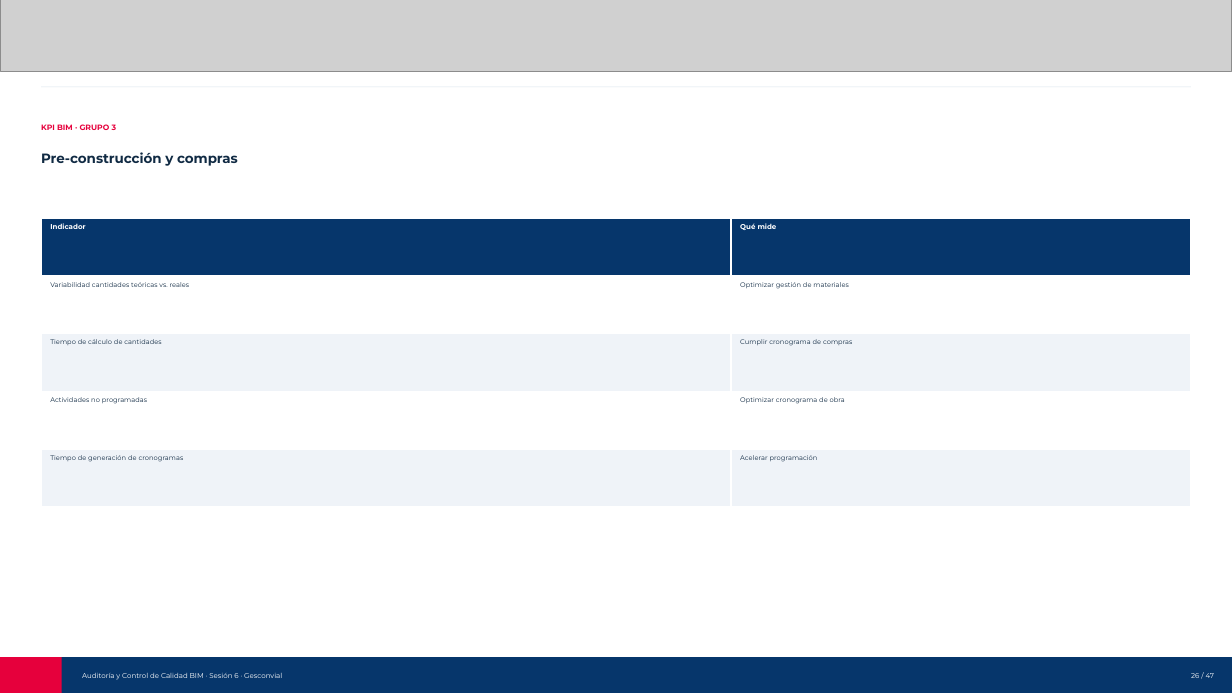
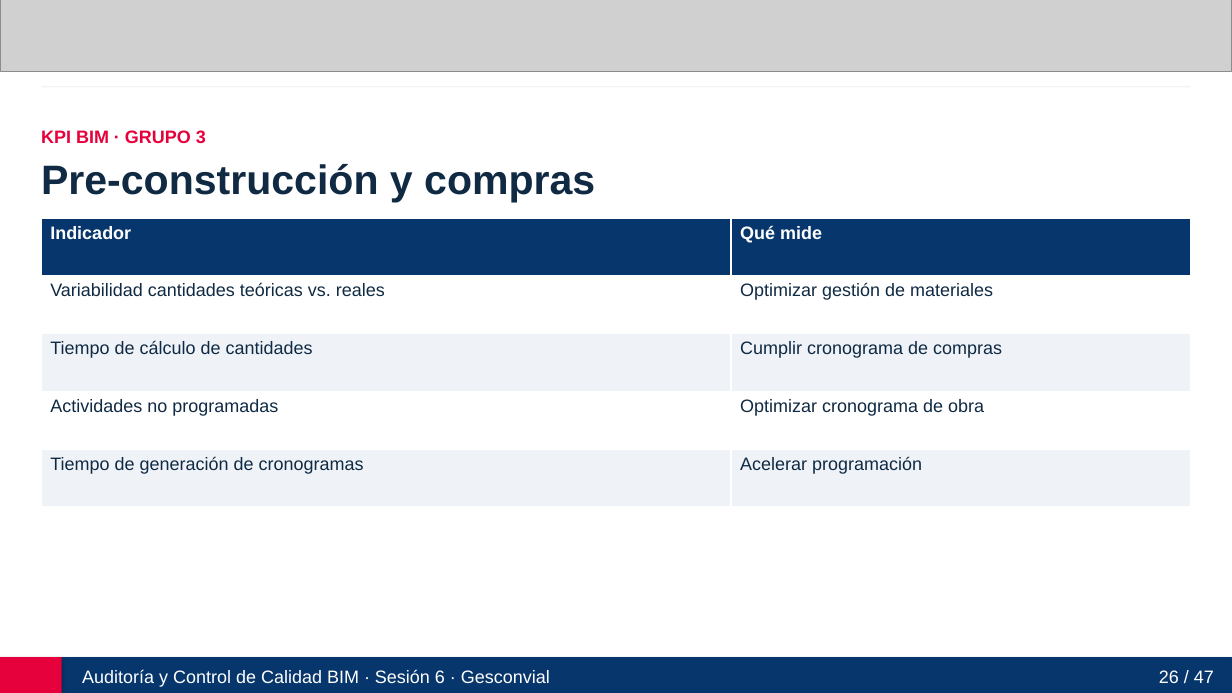
Before and after one commit to manuelzv150-art/auditoria-control-calidad-bim-gesconvial, a slide deck: slide 26 of Auditoria_y_Control_de_Calidad_BIM_Gesconvial_Sesion6.pptx. Drawn at 1232x693 pixels with LibreOffice and Linux fonts; fonts in the diff are those of the drawing; grey boxes stand for pictures. Boxes give left, top, right and bottom in pixels: in the first picture for what was removed or moved away, otherwise in the second. Text is boxed around its words. In the diff, an @@ line names an element or a change of style, - is before the commit and + after.

```diff
--- a/Auditoria_y_Control_de_Calidad_BIM_Gesconvial_Sesion6.pptx
+++ b/Auditoria_y_Control_de_Calidad_BIM_Gesconvial_Sesion6.pptx
@@ text "KPI BIM · GRUPO 3" at <box>41,130,206,144</box>: size 6 to 14 pt, font Montserrat to Arial @@
@@ text "Pre-construcción y compras" at <box>41,164,595,203</box>: size 10.5 to 32 pt, font Montserrat to Arial @@
@@ table at <box>41,218,1191,506</box> @@
@@ size 5.5 to 14 pt in "Indicador", "Qué mide" @@
@@ font Montserrat to Arial, size 5.2 to 14 pt @@
@@ rectangle at <box>0,657,1232,693</box>: shadow on @@
@@ text "Auditoría y Control de Calidad ..." at <box>82,670,550,687</box>: size 5.5 to 14 pt, font Montserrat to Arial @@
@@ text "26 / 47" at <box>1159,670,1214,683</box>: size 5.5 to 14 pt, font Montserrat to Arial @@
```
Also in this commit, not shown: 46 other slides changed, 47 other files.
